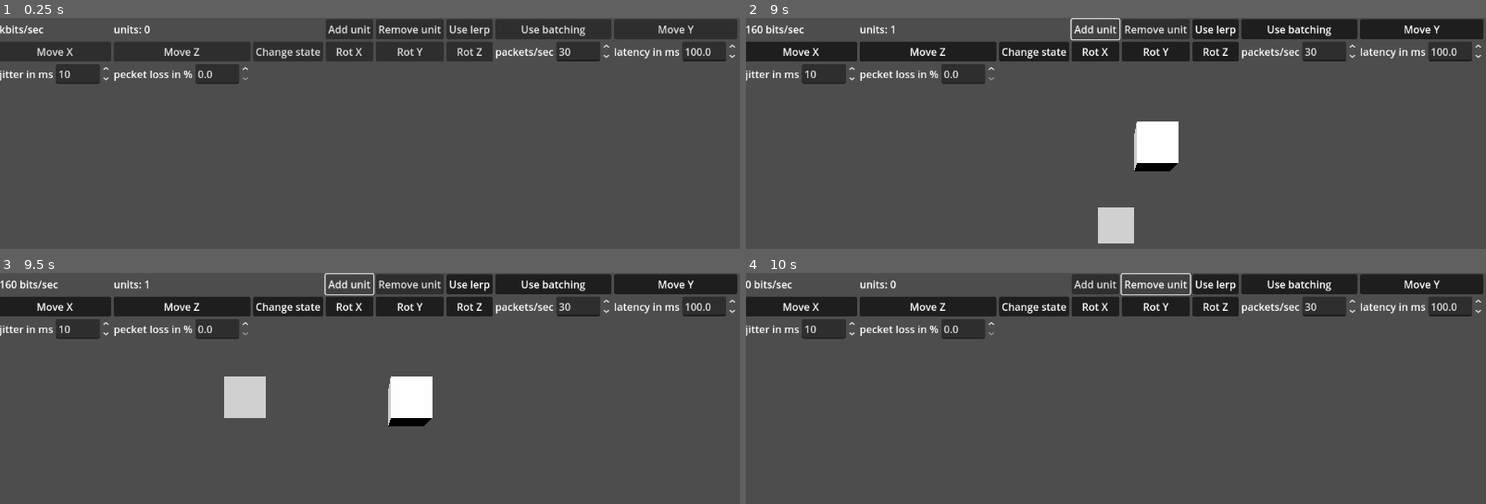
Above: before the commit, frames 1-4 (two rows, left to right).
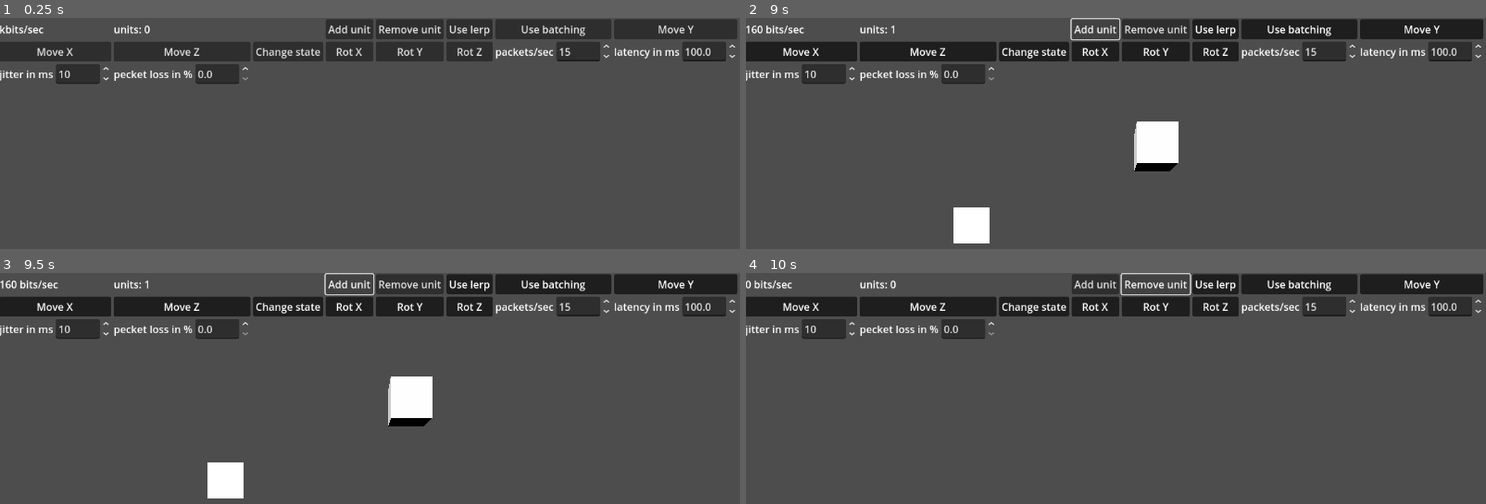
Above: after the commit, the same moments.

Repository: wowtamz/efficient-state-sync
Game: Godot game, scene res://3d/benchmark.tscn
Same seed, same stepped clock (60 frames per second), same inputs: the game is played once before the commit and once after it. This scene is started directly instead of the project's main scene.
Inputs:
- Up to frame 1 (0.25 s): no input
- Up to frame 2 (9 s): click "Add unit" at 0.5 s; click "Remove unit" at 1.25 s; click "Use lerp" at 2 s; click "Use batching" at 2.75 s; click "Move Y" at 3.5 s; click "Move X" at 4.25 s; click "Move Z" at 5 s; click "Change state" at 5.75 s; click "Rot X" at 6.5 s; click "Rot Y" at 7.25 s; click "Rot Z" at 8 s; click "Add unit" at 8.75 s
- Up to frame 3 (9.5 s): no input
- Up to frame 4 (10 s): click "Remove unit" at 9.5 s

The runs differ from the first frame. In frame 1, less than 0.1% of the frame differs, in the area x 75-78%, y 12-17%; in frame 2, 1.6%; in frame 3, 1.8%, in the area x 28-78%, y 12-98%; in frame 4, less than 0.1%.

Commit message:
updated default packet count to 15 pps

Diff:
--- a/2d/benchmark.tscn
+++ b/2d/benchmark.tscn
@@ -7,7 +7,7 @@
 var shadow_scene: PackedScene = preload(\"res://2d/shadow.tscn\")
 
 var sent_bytes: int = 0
-var send_rate: int = 30
+var send_rate: int = 15
 var _counter: float = 0.0
 var _send_rate_counter: float = 0.0
 var _use_batching: bool = false
@@ -256,7 +256,7 @@
 
 [node name="spinbox" type="SpinBox" parent="ui/b_packet_count"]
 layout_mode = 2
-value = 30.0
+value = 15.0
 
 [node name="b_latency" type="HBoxContainer" parent="ui"]
 layout_mode = 2
--- a/3d/benchmark.tscn
+++ b/3d/benchmark.tscn
@@ -7,7 +7,7 @@
 var shadow_scene: PackedScene = preload(\"res://3d/shadow.tscn\")
 
 var sent_bytes: int = 0
-var send_rate: int = 30
+var send_rate: int = 15
 var _counter: float = 0.0
 var _send_rate_counter: float = 0.0
 var _use_batching: bool = false
@@ -56,6 +56,8 @@
 	var new_shadow = shadow_scene.instantiate()
 	new_shadow.id = id_counter
 	$world.add_child(new_shadow)
+	new_shadow.set_lerp($ui/b_lerp.button_pressed)
+	new_shadow.position.x = -4
 
 func connect_buttons() -> void:
 	$ui/b_add.connect(\"pressed\", Callable(self, \"spawn_object\"))
@@ -300,7 +302,7 @@
 
 [node name="spinbox" type="SpinBox" parent="ui/b_packet_count"]
 layout_mode = 2
-value = 30.0
+value = 15.0
 
 [node name="b_latency" type="HBoxContainer" parent="ui"]
 layout_mode = 2
